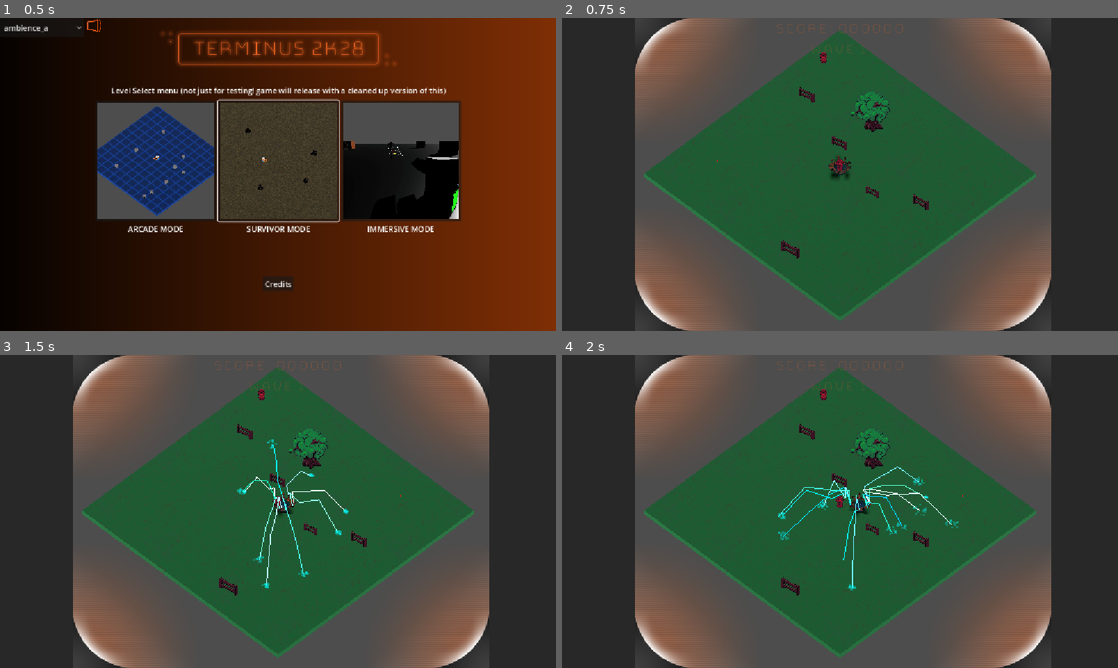
Above: before the commit, frames 1-4 (two rows, left to right).
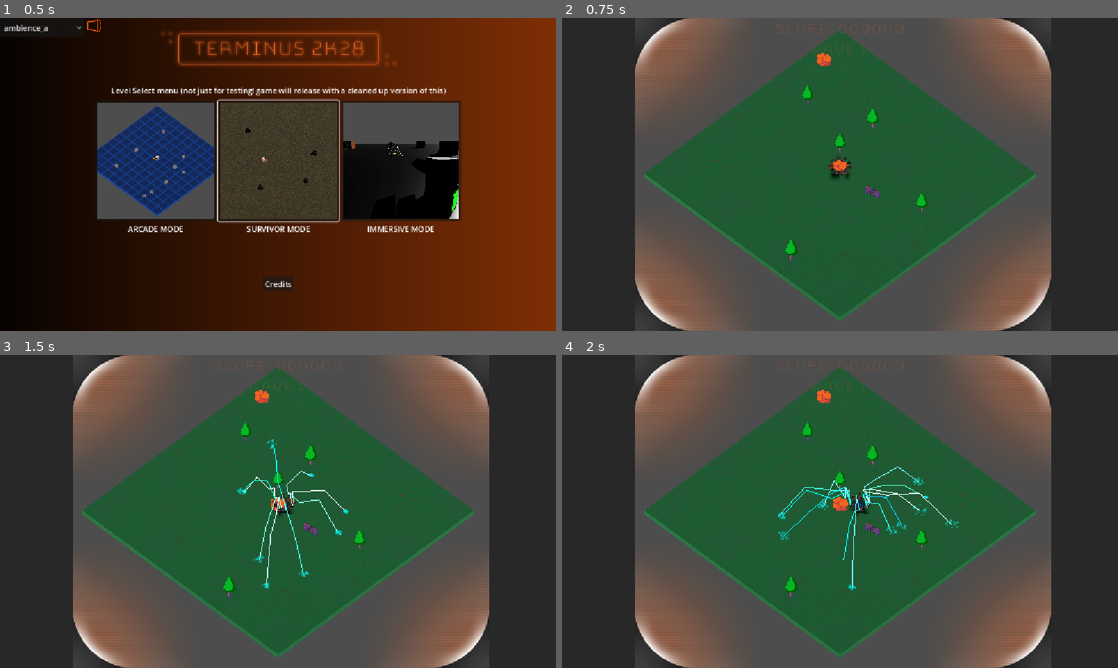
Above: after the commit, the same moments.

Repository: Gamkedo/terminus-2k28
Game: Godot game, scene res://level_menu.tscn
Same seed, same stepped clock (60 frames per second), same inputs: the game is played once before the commit and once after it.
Inputs (mouse positions are in pixels of both pictures, inside the frame that each line leads up to):
- Up to frame 1 (0.5 s): no input
- Up to frame 2 (0.75 s): click (717, 161) at 0.5 s
- Up to frame 3 (1.5 s): tap Enter at 1.25 s; move the mouse to (400, 495) at 1.27 s; press the mouse at (400, 495) at 1.28 s; hold D (walk_right) from 1.28 s (still down)
- Up to frame 4 (2 s): keep holding D (walk_right)

Frame 1 is identical in both runs. In frame 2, 1.1% of the frame differs, in the area x 39-66%, y 10-78%; in frame 3, 1.1%; in frame 4, 1.1%.

Commit message:
started messing around with arcade scenery objects

Diff:
--- /dev/null
+++ b/Scenes - Objects/Scenery/scenery_basicrock.tres
@@ -0,0 +1,12 @@
+[gd_resource type="Resource" script_class="SceneryItem" format=3 uid="uid://jcggvrir8kj7"]
+
+[ext_resource type="Script" uid="uid://cjj7dll5q50w3" path="res://Scripts/gameplay/world/scenery_item.gd" id="1_chsso"]
+[ext_resource type="Texture2D" path="res://Sprites/Props/basic_rock_26x26.png" id="2_chsso"]
+
+[resource]
+script = ExtResource("1_chsso")
+sprite = ExtResource("2_chsso")
+spawn_chance = 0.9
+scale_min = 1.2
+scale_max = 1.3
+metadata/_custom_type_script = "uid://cjj7dll5q50w3"
--- a/Scenes - Objects/Scenery/scenery_hydrant.tres
+++ b/Scenes - Objects/Scenery/scenery_hydrant.tres
@@ -1,11 +1,12 @@
 [gd_resource type="Resource" script_class="SceneryItem" format=3 uid="uid://be7qcr1cgllpq"]
 
 [ext_resource type="Script" uid="uid://cjj7dll5q50w3" path="res://Scripts/gameplay/world/scenery_item.gd" id="1_t6nkx"]
-[ext_resource type="Texture2D" uid="uid://55nv21udle3s" path="res://Sprites/hydrant_64x64.png" id="2_1n0ko"]
+[ext_resource type="Texture2D" uid="uid://ds57e1js5ftiq" path="res://Sprites/basic_rock_26x26.png" id="2_1n0ko"]
 
 [resource]
 script = ExtResource("1_t6nkx")
 sprite = ExtResource("2_1n0ko")
+spr_pixel_size = 0.1
 spawn_chance = 0.6
 scale_min = 1.2
 scale_max = 1.3
--- a/Scenes - Objects/Scenery/scenery_tree.tres
+++ b/Scenes - Objects/Scenery/scenery_tree.tres
@@ -1,12 +1,11 @@
 [gd_resource type="Resource" script_class="SceneryItem" format=3 uid="uid://b66cy048xvqd0"]
 
 [ext_resource type="Script" uid="uid://cjj7dll5q50w3" path="res://Scripts/gameplay/world/scenery_item.gd" id="1_i0luf"]
-[ext_resource type="Texture2D" uid="uid://btmlnlxpkgwyi" path="res://Sprites/tree2_64x64.png" id="2_f1w2l"]
+[ext_resource type="Texture2D" uid="uid://cirmr14pb0qy2" path="res://Sprites/flat_tree_24x32.png" id="2_f1w2l"]
 
 [resource]
 script = ExtResource("1_i0luf")
 sprite = ExtResource("2_f1w2l")
-spawn_chance = 0.3
 scale_min = 2.0
 scale_max = 2.5
 metadata/_custom_type_script = "uid://cjj7dll5q50w3"
Not shown: 1 places in Scenes - Objects/Scenery/scenery_fence.tres that only renumber resources
Binary file added: Sprites/basic_rock_26x26.png
Not shown, added: Sprites/basic_rock_26x26.png.import
Binary file added: Sprites/bush_32x32.png
Not shown, added: Sprites/bush_32x32.png.import
Binary file changed: Sprites/fence_64x64.png
Binary file added: Sprites/flat_tree_24x32.png
Not shown, added: Sprites/flat_tree_24x32.png.import
